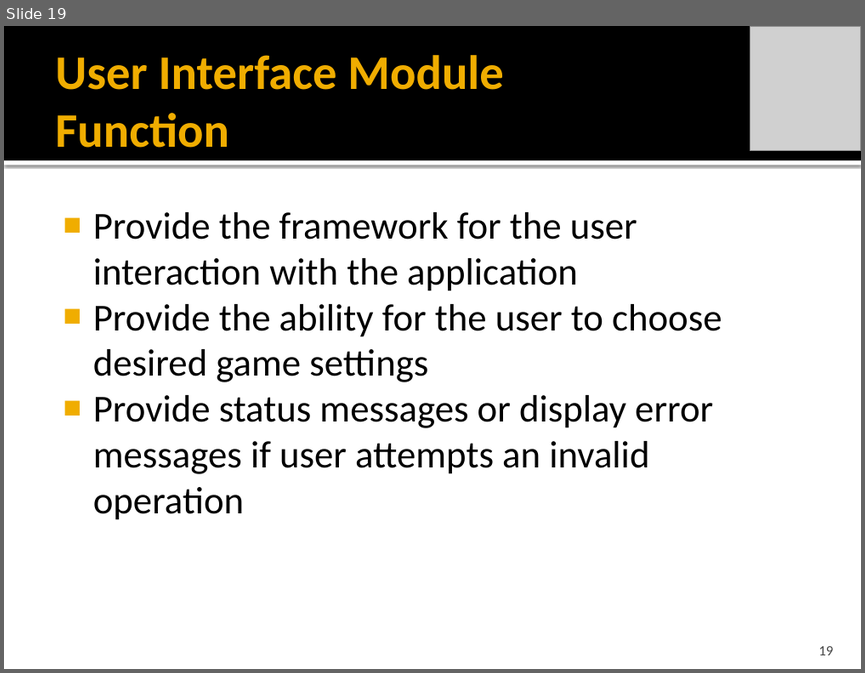
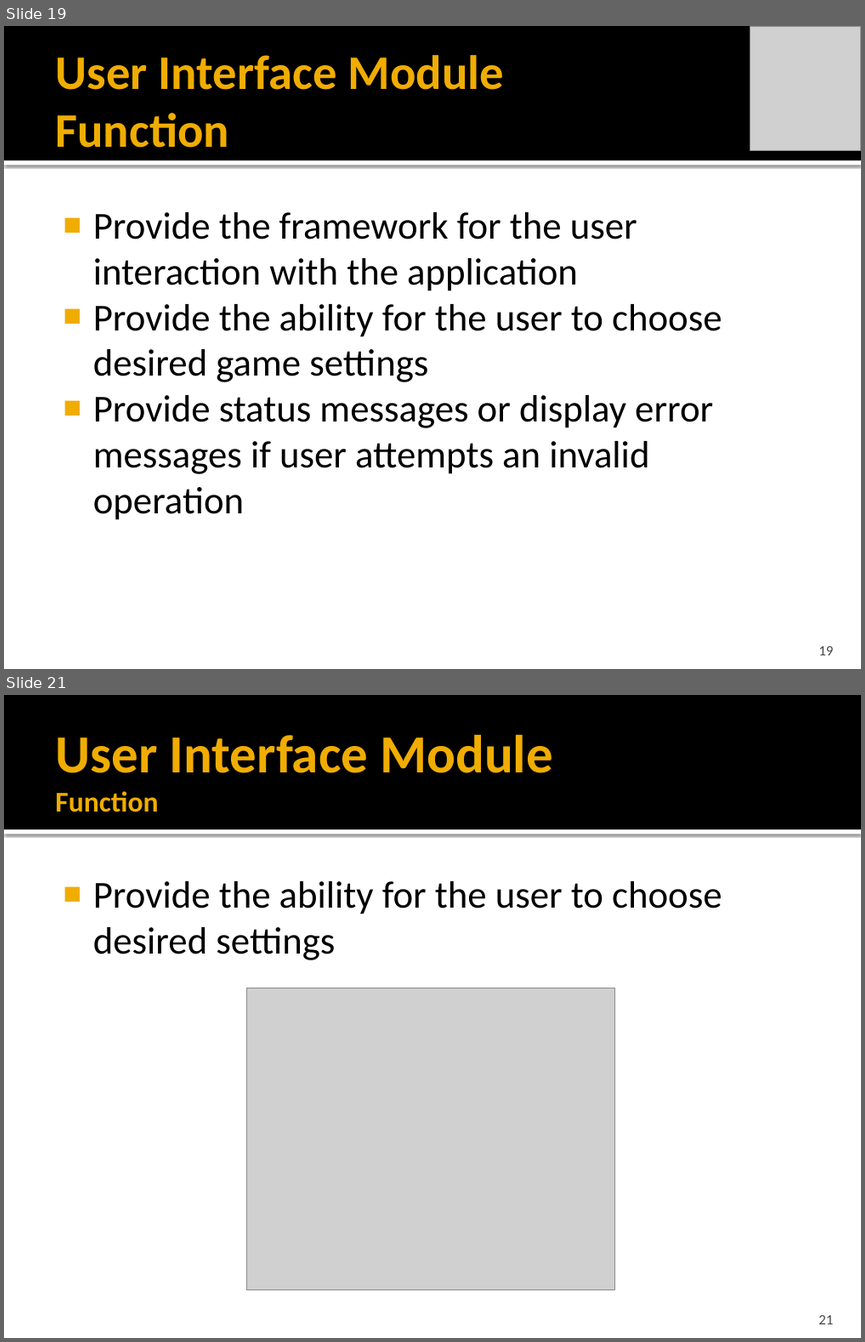
Before and after one commit to idxExtropy/duel-reality, a slide deck: Docs/DUEL REALITY .pptx. Shown one above the other, each under a label of ours: slide 19 before the commit, slides 19 and 21 after it; the slides between them are not shown. The pictures are 865x673 and 865x1342 pixels, drawn with LibreOffice and Linux fonts; fonts in the diff are those of the drawing; grey boxes stand for pictures. Boxes give left, top, right and bottom in pixels: in the first picture for what was removed or moved away, otherwise in the second. Text is boxed around its words. In the diff, an @@ line names an element or a change of style, - is before the commit and + after.

```diff
--- a/Docs/DUEL REALITY .pptx
+++ b/Docs/DUEL REALITY .pptx
@@ slide 21 added at <box>4,695,861,1338</box>, background #FFFFFF; not listed: 2 template elements that a slide beside it also shows @@
@@ title added at <box>55,734,553,812</box>, 45 pt, text #F0AD00, bold @@
+User Interface Module
+Function
@@ text added at <box>93,881,721,960</box>, 32 pt, text #000000 @@
+■ Provide the ability for the user to choose desired settings
@@ picture added at <box>246,988,614,1290</box> @@
@@ page number added at <box>818,1315,833,1324</box>, 12 pt, text #454545 @@
+21
```
Also in this commit, not shown: 2 slides changed, 7 other slides added.
